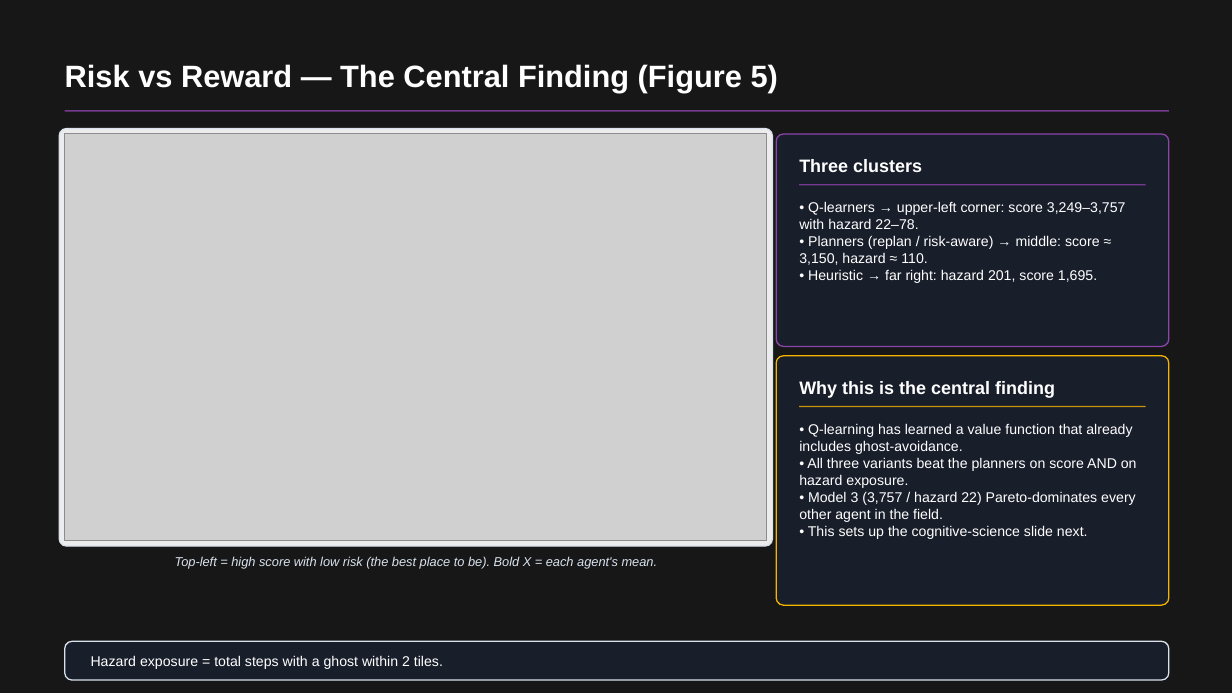
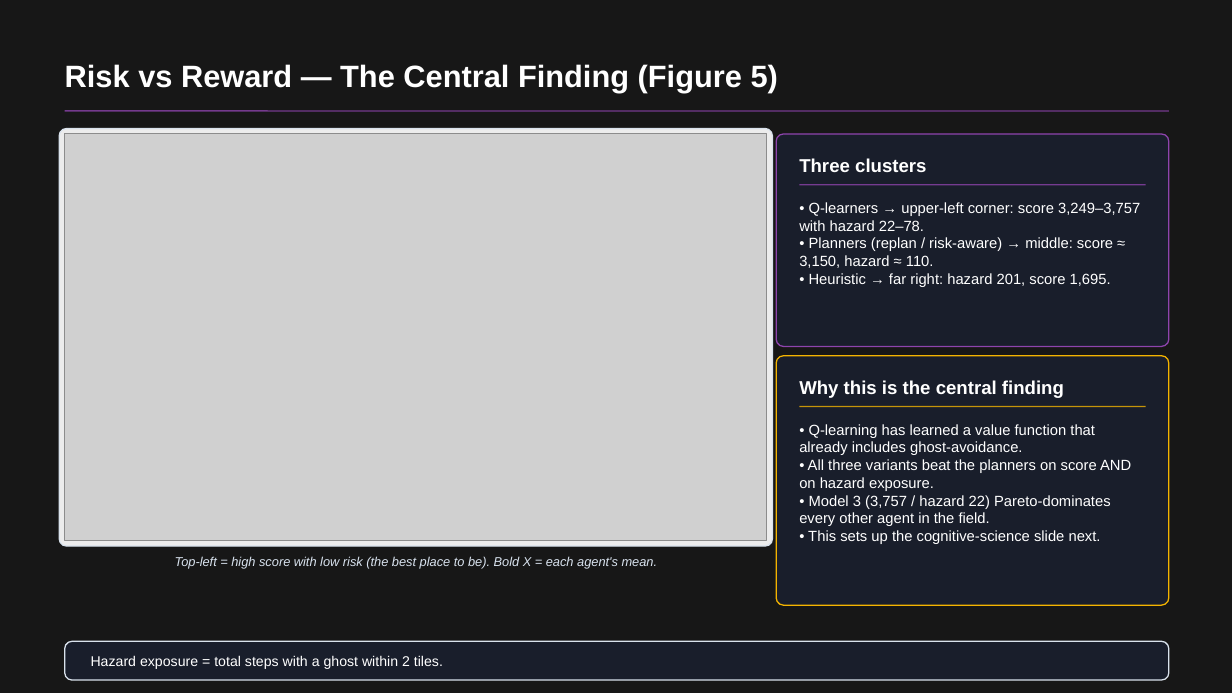
Before and after one commit to RichardFeng000/cs520-project, a slide deck: slide 6 of final_ppt/pacman_rl_final.pptx (slide 7 before the commit). Drawn at 1232x693 pixels with LibreOffice and Linux fonts; fonts in the diff are those of the drawing; grey boxes stand for pictures; background and template pictures are left out; a plain dark background stands for a picture behind light text. Boxes give left, top, right and bottom in pixels: in the first picture for what was removed or moved away, otherwise in the second. Text is boxed around its words. In the diff, an @@ line names an element or a change of style, - is before the commit and + after.

```diff
--- a/final_ppt/pacman_rl_final.pptx
+++ b/final_ppt/pacman_rl_final.pptx
@@ text "Three clusters" at [799,158,926,172]: size 14 to 14.5 pt @@
@@ text "• Q-learners → upper-left corner: ..." at [799,202,1140,287]: size 11 to 11.5 pt @@
@@ text "Why this is the central ..." at [799,380,1064,398]: size 14 to 14.5 pt @@
@@ text "• Q-learning has learned a ..." at [799,424,1131,544]: size 11 to 11.5 pt @@
```
Also in this commit, not shown: 8 other slides changed.
